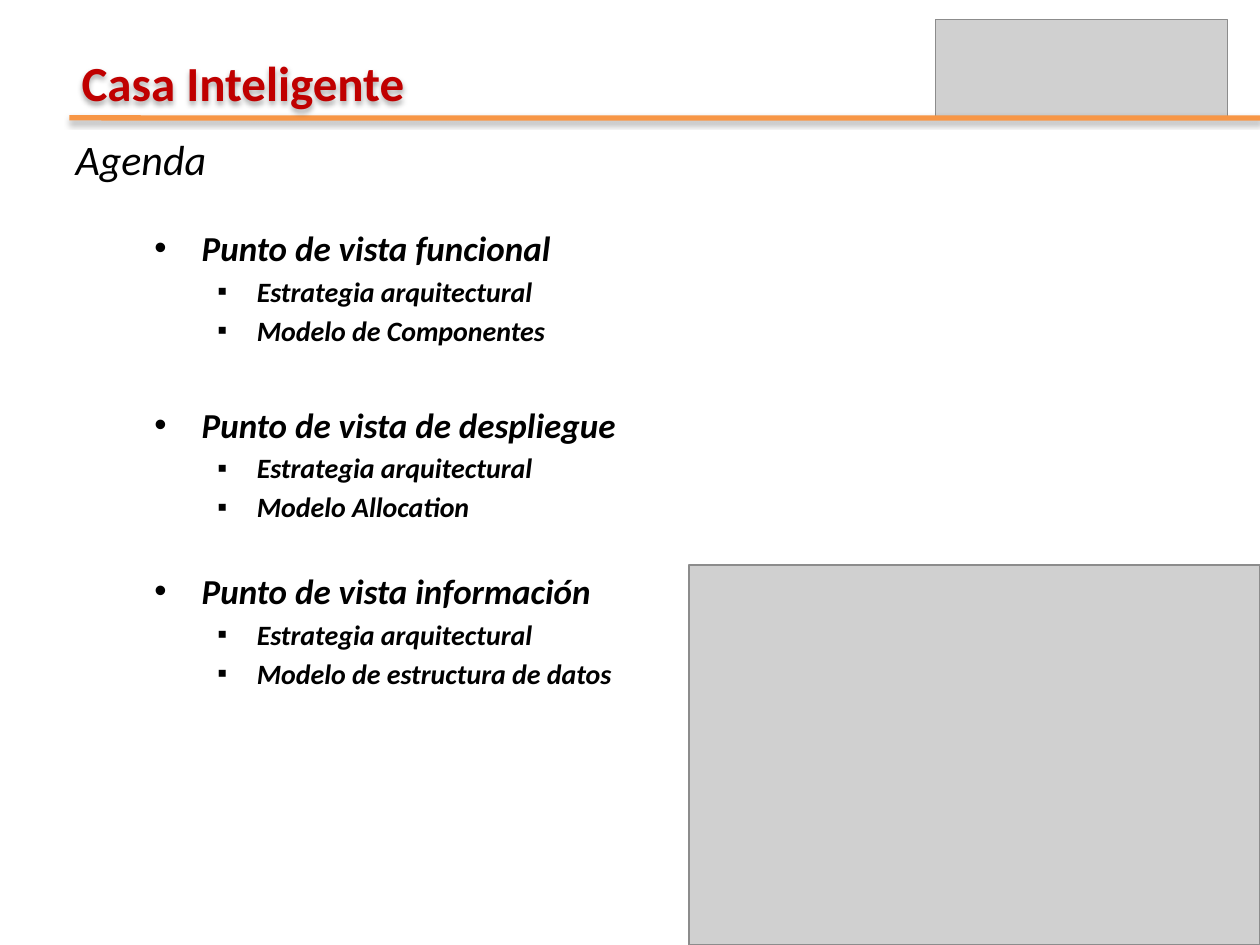
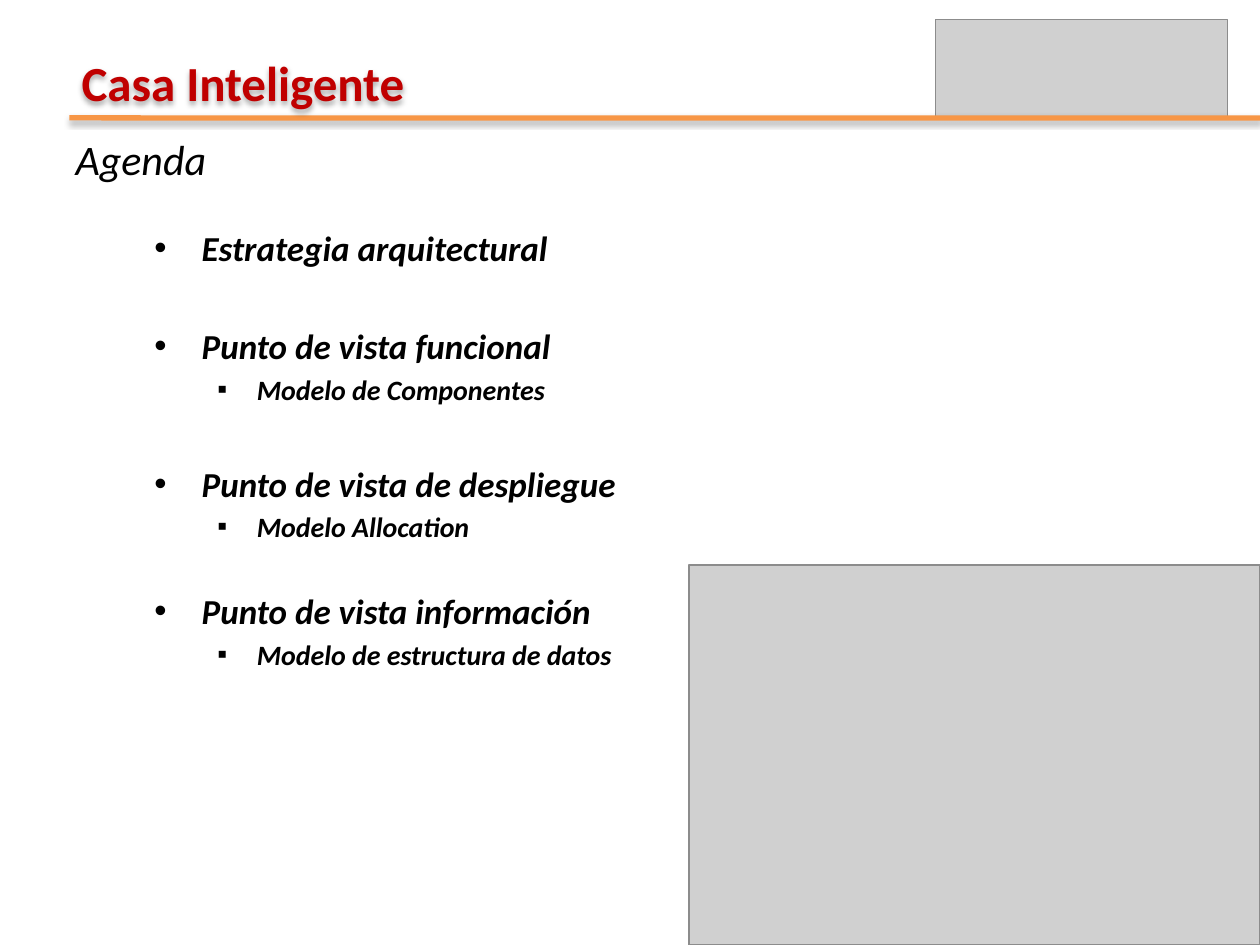
Before and after one commit to leseroth/ingenium-managment, a slide deck: slide 2 of CSOF5204 Arquitectura de Software/0609SegundaEntregaSAD.pptx. Drawn at 1260x945 pixels with LibreOffice and Linux fonts; fonts in the diff are those of the drawing; grey boxes stand for pictures. Boxes give left, top, right and bottom in pixels: in the first picture for what was removed or moved away, otherwise in the second. Text is boxed around its words. In the diff, an @@ line names an element or a change of style, - is before the commit and + after.

```diff
--- a/CSOF5204 Arquitectura de Software/0609SegundaEntregaSAD.pptx
+++ b/CSOF5204 Arquitectura de Software/0609SegundaEntregaSAD.pptx
@@ text at [202,236,548,267]: paragraph added @@
+  • Estrategia arquitectural
@@ text at [257,282,532,307]: paragraph removed @@
-  ▪ Estrategia arquitectural
@@ text at [257,458,532,483]: paragraph removed @@
-  ▪ Estrategia arquitectural
@@ text at [257,625,532,650]: paragraph removed @@
-  ▪ Estrategia arquitectural
```
Also in this commit, not shown: 6 other slides changed, 5 slides added, 4 slides removed.
